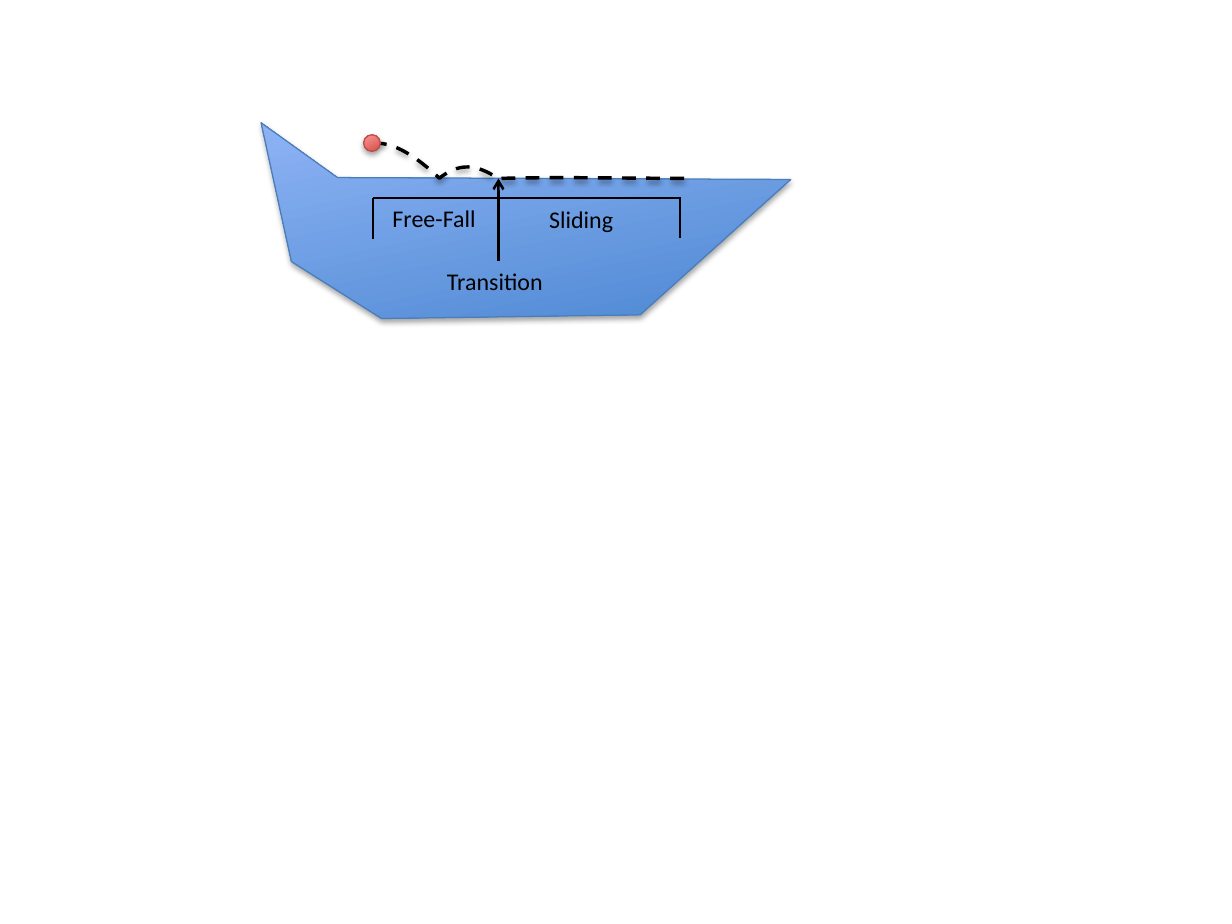
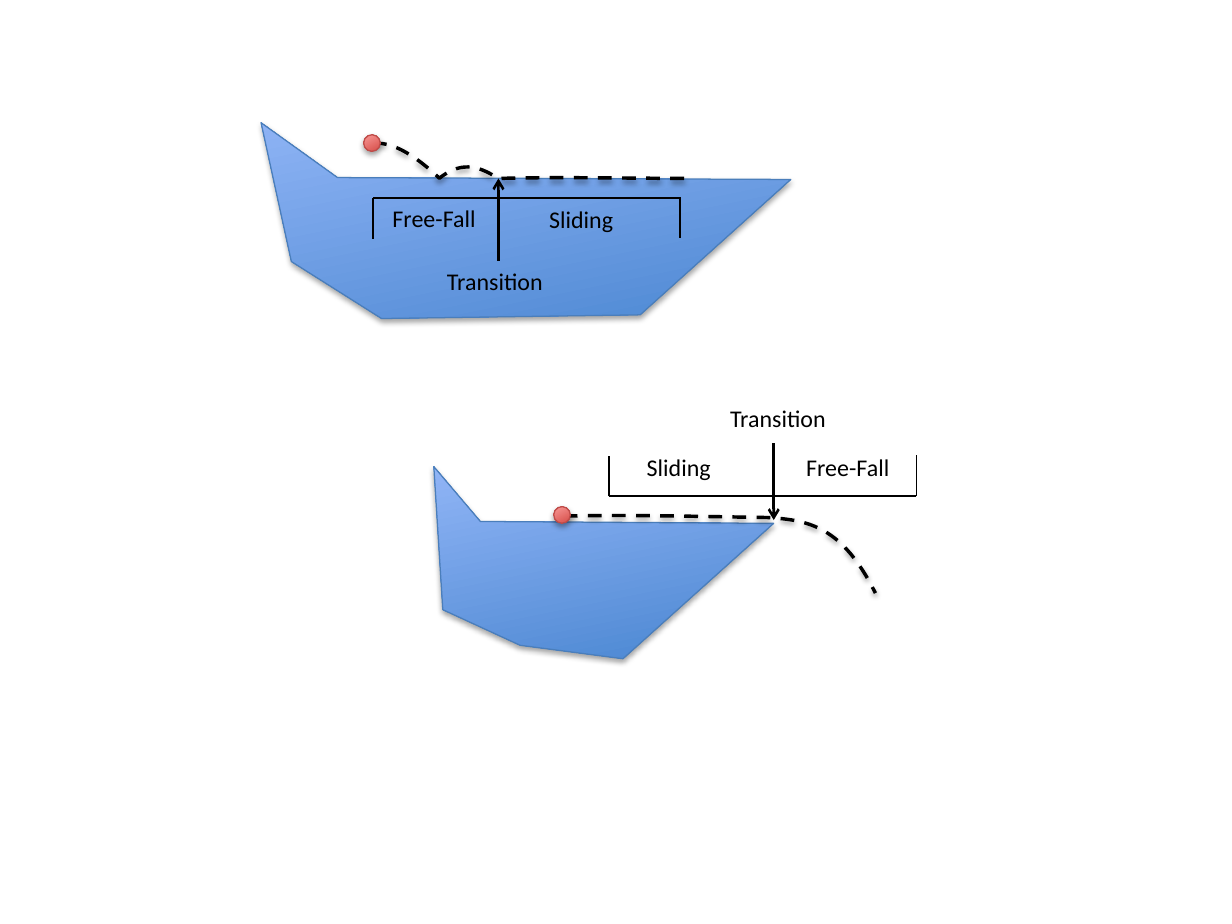
Before and after one commit to pcottle/MastersThesis, a slide deck: slide 8 of figures/figures.pptx. Drawn at 1232x924 pixels with LibreOffice and Linux fonts; fonts in the diff are those of the drawing. Boxes give left, top, right and bottom in pixels: in the first picture for what was removed or moved away, otherwise in the second. Text is boxed around its words. In the diff, an @@ line names an element or a change of style, - is before the commit and + after.

```diff
--- a/figures/figures.pptx
+++ b/figures/figures.pptx
@@ freeform shape added at (414, 402, 794, 692), fill gradient #3F80CE to #A4C4FF, outline #4B7EBC 0.75 pt @@
@@ freeform shape added at (564, 400, 876, 708), outline #000000 2 pt dashed @@
@@ text added at (730, 410, 826, 427), 14 pt, text #000000 @@
+Transition
@@ arrow added from (774, 444) to (774, 520), #000000 1.5 pt @@
@@ line added from (609, 496) to (609, 456), #000000 1 pt @@
@@ text added at (647, 459, 711, 480), 14 pt, text #000000 @@
+Sliding
@@ text added at (806, 459, 889, 476), 14 pt, text #000000 @@
+Free-Fall
@@ line added from (917, 495) to (917, 455), #000000 1 pt @@
@@ ellipse added at (550, 504, 572, 525), fill gradient #D1403C to #FFA6A5, outline #BF4C48 0.75 pt @@
@@ line added from (917, 495) to (609, 495), #000000 1 pt @@
```
Also in this commit, not shown: 1 other slide changed, 10 other files.
